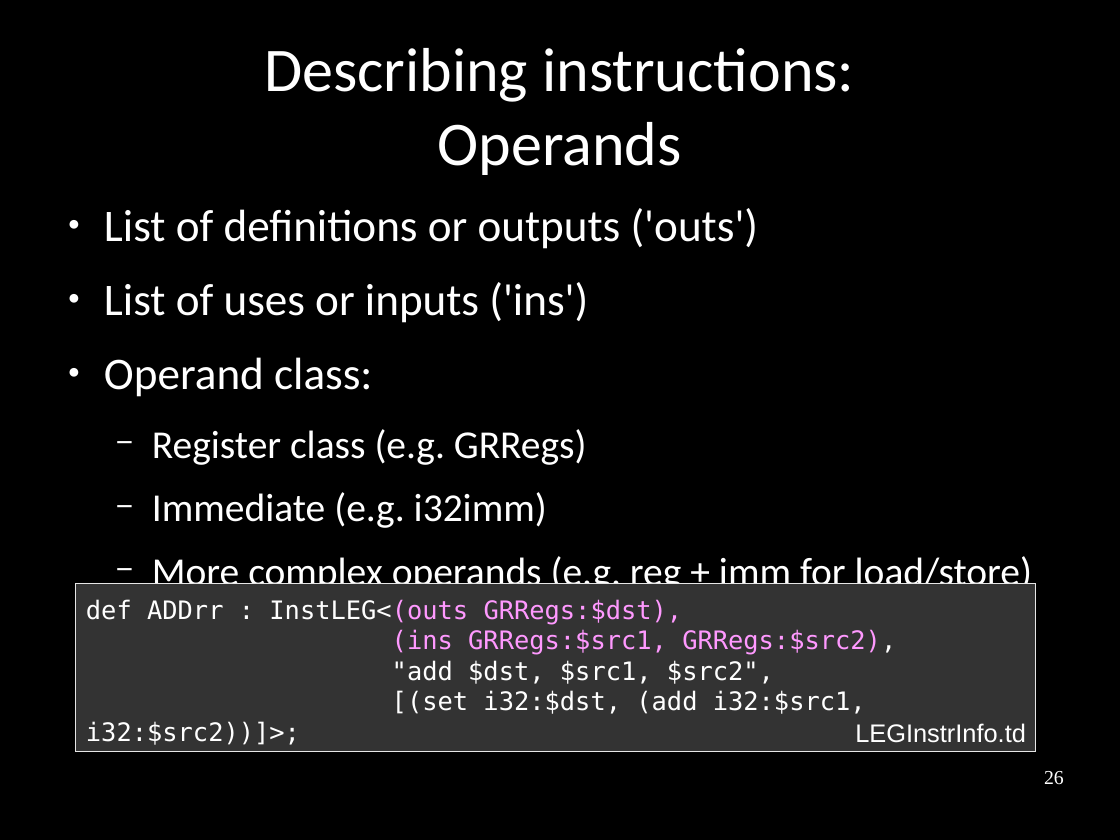
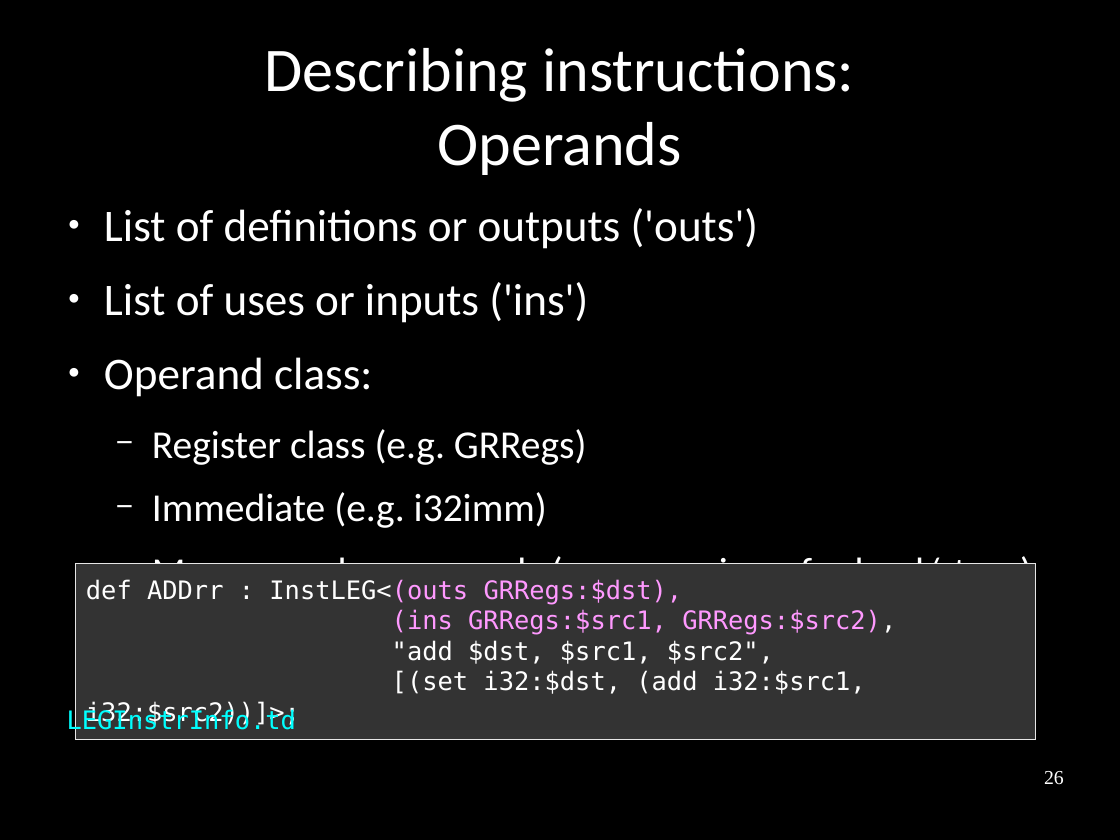
Before and after one commit to frasercrmck/llvm-leg, a slide deck: slide 26 of docs/Codeplay/Slides.odp. Drawn at 1120x840 pixels with LibreOffice and Linux fonts; fonts in the diff are those of the drawing. Boxes give left, top, right and bottom in pixels: in the first picture for what was removed or moved away, otherwise in the second. Text is boxed around its words. In the diff, an @@ line names an element or a change of style, - is before the commit and + after.

Commit message:
Fixing code text box / file name layout.

```diff
--- a/docs/Codeplay/Slides.odp
+++ b/docs/Codeplay/Slides.odp
@@ rectangle "def ADDrr : InstLEG<(outs GRRegs:$dst),": place and size @@
-rectangle "def ADDrr : InstLEG<(outs GRRegs:$dst)," at (76, 584, 1037, 752)
+rectangle "def ADDrr : InstLEG<(outs GRRegs:$dst)," at (76, 564, 1037, 740)
@@ text "LEGInstrInfo.td": place and size @@
-text "LEGInstrInfo.td" at (855, 723, 1026, 743)
+text "LEGInstrInfo.td" at (67, 709, 296, 735)
@@ text "LEGInstrInfo.td" at (67, 709, 296, 735): font Arial to DejaVu Sans Mono, text colour #FFFFFF to #00FFFF @@
```
Also in this commit, not shown: 16 other slides changed.
